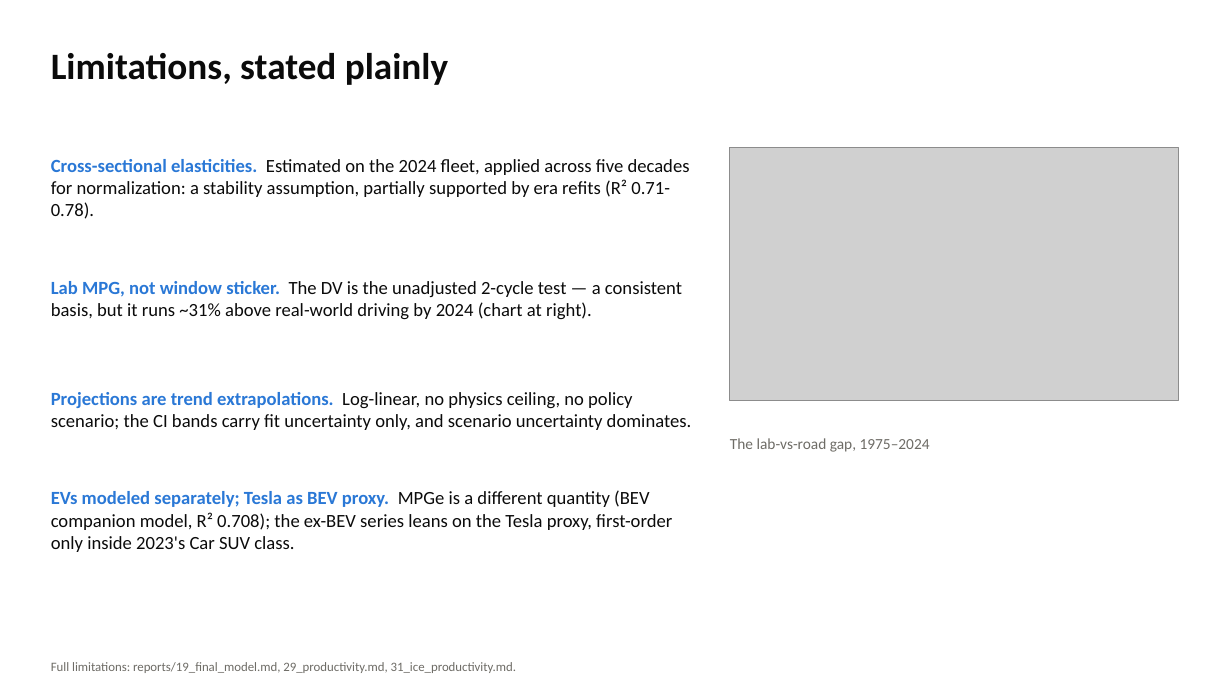
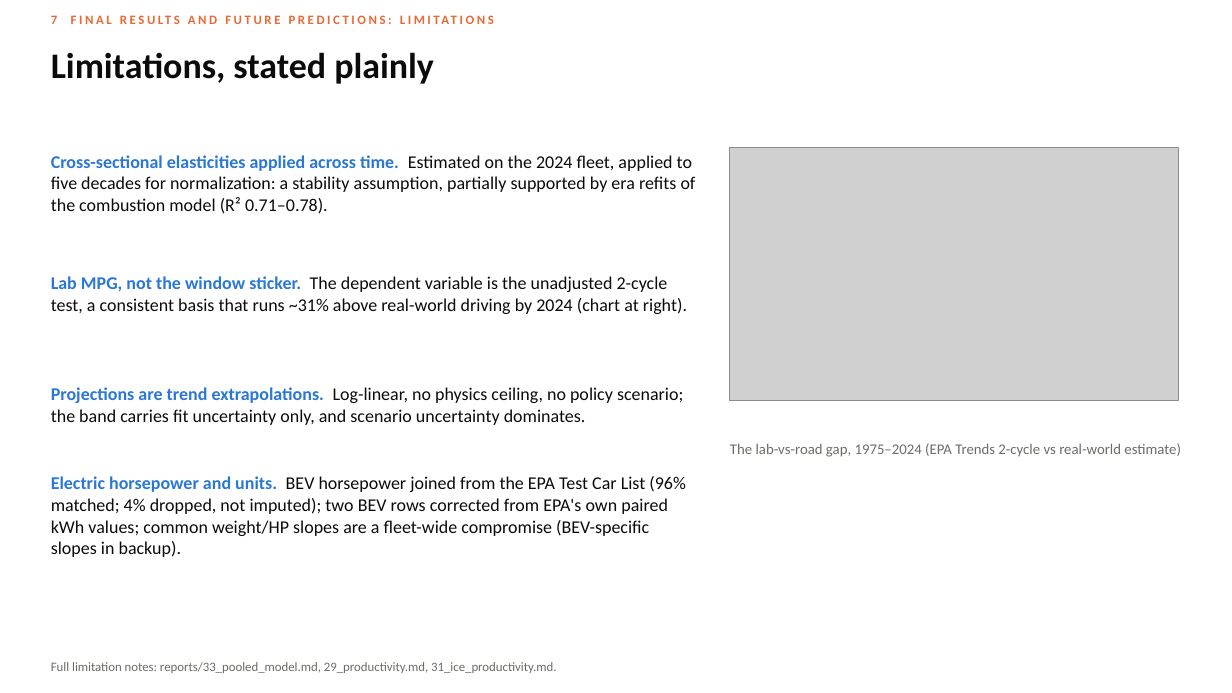
Before and after one commit to SCherwonik/OS3180, a slide deck: slide 20 of MPG Prediction Deck.pptx. Drawn at 1232x693 pixels with LibreOffice and Linux fonts; fonts in the diff are those of the drawing; grey boxes stand for pictures. Boxes give left, top, right and bottom in pixels: in the first picture for what was removed or moved away, otherwise in the second. Text is boxed around its words. In the diff, an @@ line names an element or a change of style, - is before the commit and + after.

```diff
--- a/MPG Prediction Deck.pptx
+++ b/MPG Prediction Deck.pptx
@@ text added at [51, 15, 57, 24], 10 pt, text #EB6834, bold @@
+7 FINAL RESULTS AND FUTURE PREDICTIONS: LIMITATIONS
@@ text "Limitations, stated plainly" at [51, 52, 434, 84]: size 29 to 28 pt @@
@@ text at [51, 155, 696, 214]: text changed; size 14.5 to 14 pt @@
-Cross-sectional elasticities. Estimated on the 2024 fleet, applied across five decades for normalization: a stability assumption, partially supported by era refits (R² 0.71-0.78).
+Cross-sectional elasticities applied across time. Estimated on the 2024 fleet, applied to five decades for normalization: a stability assumption, partially supported by era refits of the combustion model (R² 0.71–0.78).
@@ text at [51, 276, 687, 314]: text changed; size 14.5 to 14 pt @@
-Lab MPG, not window sticker. The DV is the unadjusted 2-cycle test — a consistent basis, but it runs ~31% above real-world driving by 2024 (chart at right).
+Lab MPG, not the window sticker. The dependent variable is the unadjusted 2-cycle test, a consistent basis that runs ~31% above real-world driving by 2024 (chart at right).
@@ text at [51, 387, 683, 425]: text changed; size 14.5 to 14 pt @@
-Projections are trend extrapolations. Log-linear, no physics ceiling, no policy scenario; the CI bands carry fit uncertainty only, and scenario uncertainty dominates.
+Projections are trend extrapolations. Log-linear, no physics ceiling, no policy scenario; the band carries fit uncertainty only, and scenario uncertainty dominates.
@@ text at [730, 443, 1181, 457]: text changed; size 12 to 11.5 pt @@
-The lab-vs-road gap, 1975–2024
+The lab-vs-road gap, 1975–2024 (EPA Trends 2-cycle vs real-world estimate)
@@ text at [51, 476, 685, 557]: text changed; size 14.5 to 14 pt @@
-EVs modeled separately; Tesla as BEV proxy. MPGe is a different quantity (BEV companion model, R² 0.708); the ex-BEV series leans on the Tesla proxy, first-order only inside 2023's Car SUV class.
+Electric horsepower and units. BEV horsepower joined from the EPA Test Car List (96% matched; 4% dropped, not imputed); two BEV rows corrected from EPA's own paired kWh values; common weight/HP slopes are a fleet-wide compromise (BEV-specific slopes in backup).
@@ text at [51, 662, 556, 673]: text changed @@
-Full limitations: reports/19_final_model.md, 29_productivity.md, 31_ice_productivity.md.
+Full limitation notes: reports/33_pooled_model.md, 29_productivity.md, 31_ice_productivity.md.
```
Also in this commit, not shown: 18 other slides changed, 15 slides added, 10 slides removed, 23 other files.
